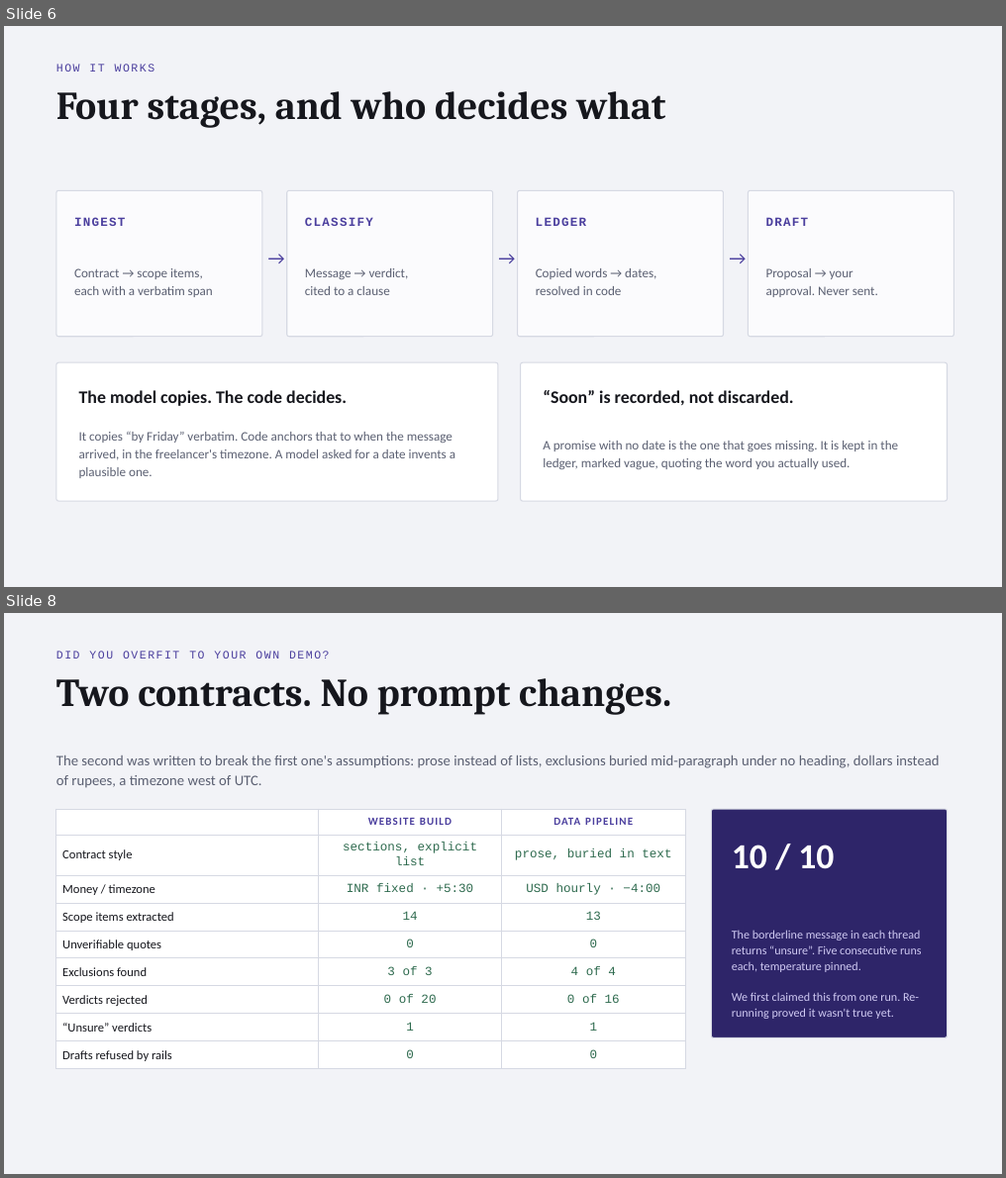
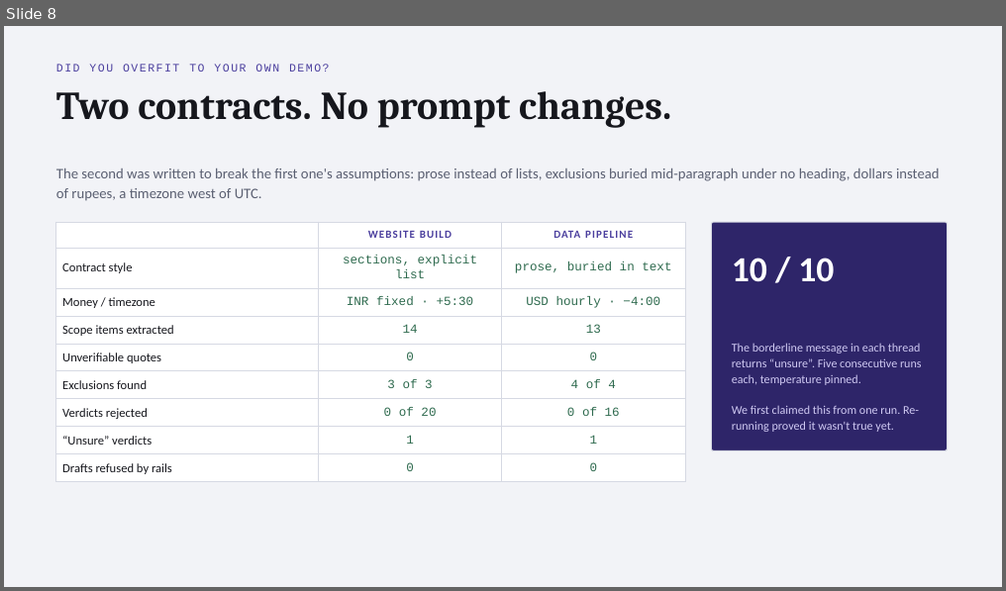
Before and after one commit to AMREESHAYS/chief-of-staff, a slide deck: deck/chief-of-staff.pptx. Shown one above the other, each under a label of ours: slides 6 and 8 before the commit, slide 8 after it; the slides between them are not shown. The pictures are 1006x1178 and 1006x591 pixels, drawn with LibreOffice and Linux fonts; fonts in the diff are those of the drawing. Boxes give left, top, right and bottom in pixels: in the first picture for what was removed or moved away, otherwise in the second. Text is boxed around its words. In the diff, an @@ line names an element or a change of style, - is before the commit and + after.

```diff
--- a/deck/chief-of-staff.pptx
+++ b/deck/chief-of-staff.pptx
@@ slide 6 removed at (4,26,1002,587), background #F2F3F7 @@
@@ text removed at (56,64,155,72) @@
-HOW IT WORKS
@@ text removed at (56,91,665,128) @@
-Four stages, and who decides what
@@ rounded rectangle removed at (56,190,262,337) @@
@@ rounded rectangle removed at (287,190,493,337) @@
@@ rounded rectangle removed at (518,190,724,337) @@
@@ rounded rectangle removed at (748,190,954,337) @@
@@ text removed at (74,217,125,226) @@
-INGEST
@@ text removed at (305,217,373,226) @@
-CLASSIFY
@@ text removed at (536,217,586,226) @@
-LEDGER
@@ text removed at (766,217,809,226) @@
-DRAFT
@@ text removed at (265,243,288,274) @@
-→
@@ text removed at (496,243,519,274) @@
-→
@@ text removed at (727,243,748,274) @@
-→
@@ text removed at (74,269,213,297) @@
-Contract → scope items,
-each with a verbatim span
@@ text removed at (305,269,409,295) @@
-Message → verdict,
-cited to a clause
@@ text removed at (536,269,656,295) @@
-Copied words → dates,
-resolved in code
@@ text removed at (766,269,878,297) @@
-Proposal → your
-approval. Never sent.
@@ rounded rectangle removed at (56,363,498,501) @@
@@ rounded rectangle removed at (521,363,947,501) @@
@@ text removed at (79,390,347,406) @@
-The model copies. The code decides.
@@ text removed at (543,390,793,406) @@
-“Soon” is recorded, not discarded.
@@ text removed at (79,432,455,478) @@
-It copies “by Friday” verbatim. Code anchors that to when the message arrived, in the freelancer's timezone. A model asked for a date invents a plausible one.
@@ text removed at (543,441,898,470) @@
-A promise with no date is the one that goes missing. It is kept in the ledger, marked vague, quoting the word you actually used.
```
Also in this commit, not shown: 4 slides changed, 1 slide added, 2 other files.
